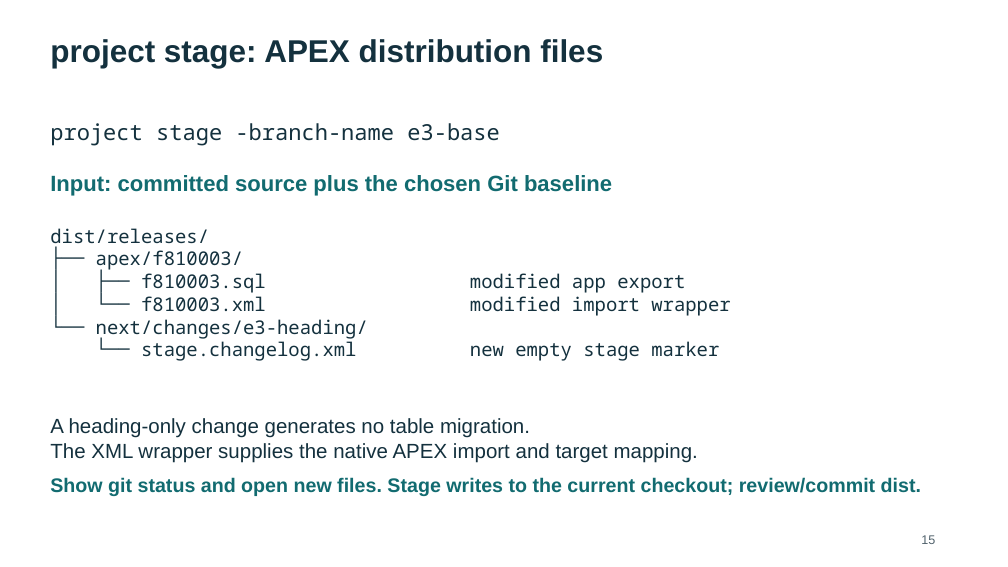
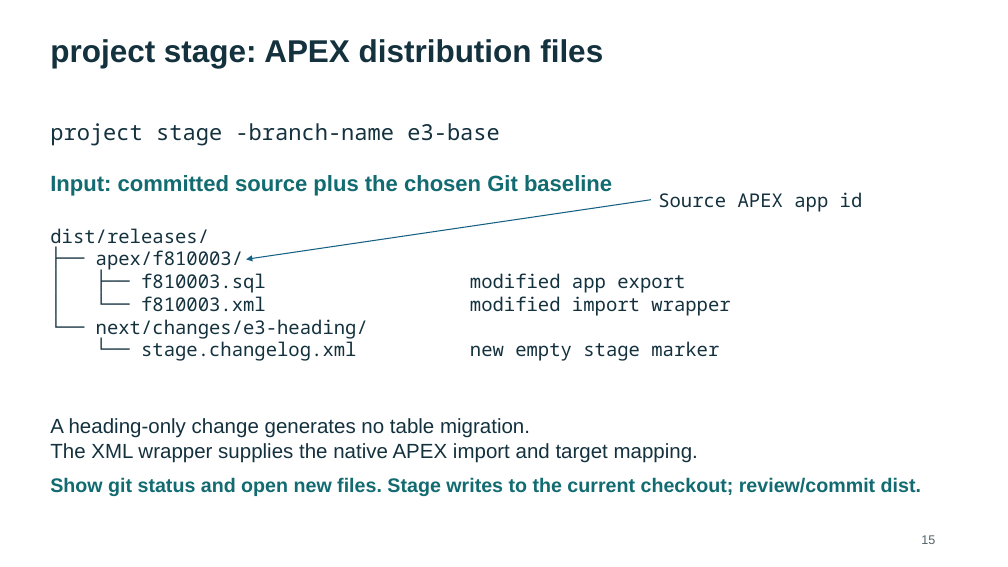
Before and after one commit to rstyczynski/APEX_CICD, a slide deck: slide 15 of progress/E.3/sprint_E.3_increment_demo.pptx. Drawn at 1008x567 pixels with LibreOffice and Linux fonts; fonts in the diff are those of the drawing. Boxes give left, top, right and bottom in pixels: in the first picture for what was removed or moved away, otherwise in the second. Text is boxed around its words. In the diff, an @@ line names an element or a change of style, - is before the commit and + after.

```diff
--- a/progress/E.3/sprint_E.3_increment_demo.pptx
+++ b/progress/E.3/sprint_E.3_increment_demo.pptx
@@ arrow added from (651, 200) to (247, 259), #156082 1 pt @@
@@ text added at (658, 192, 863, 212), 18 pt, text #14313E @@
+Source APEX app id
```
Also in this commit, not shown: 2 other slides changed, 1 slide added, 1 slide removed, 3 other files.
